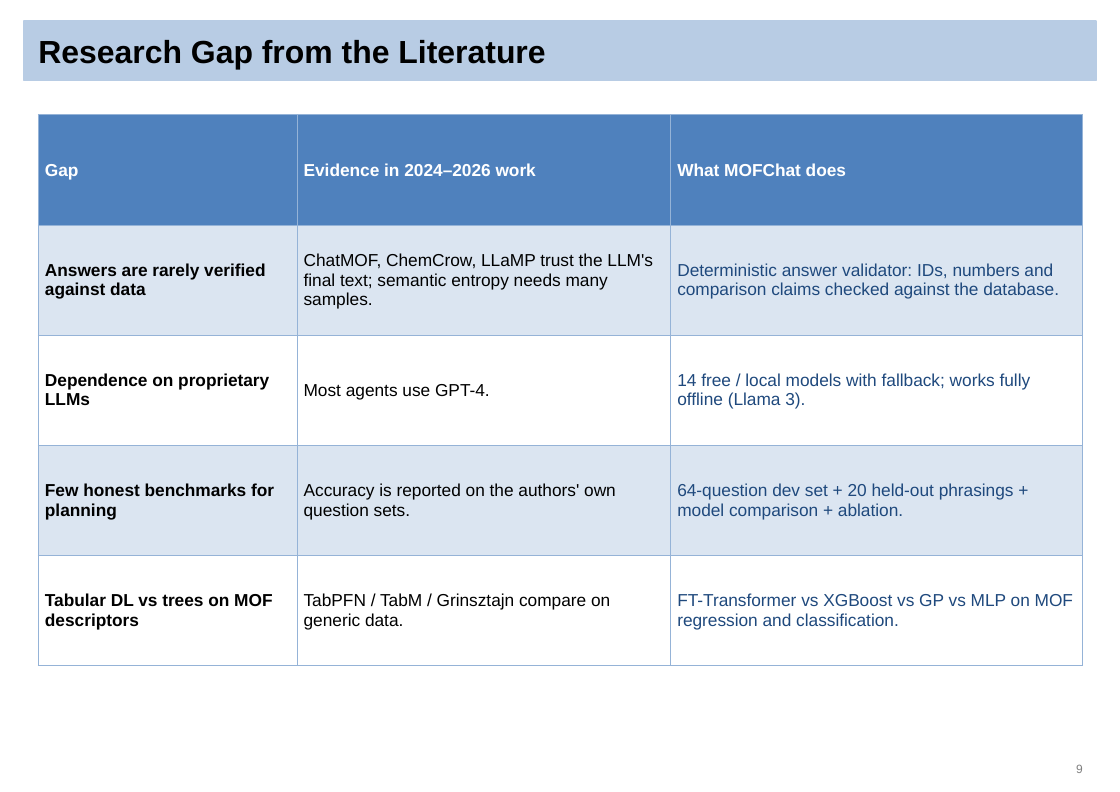
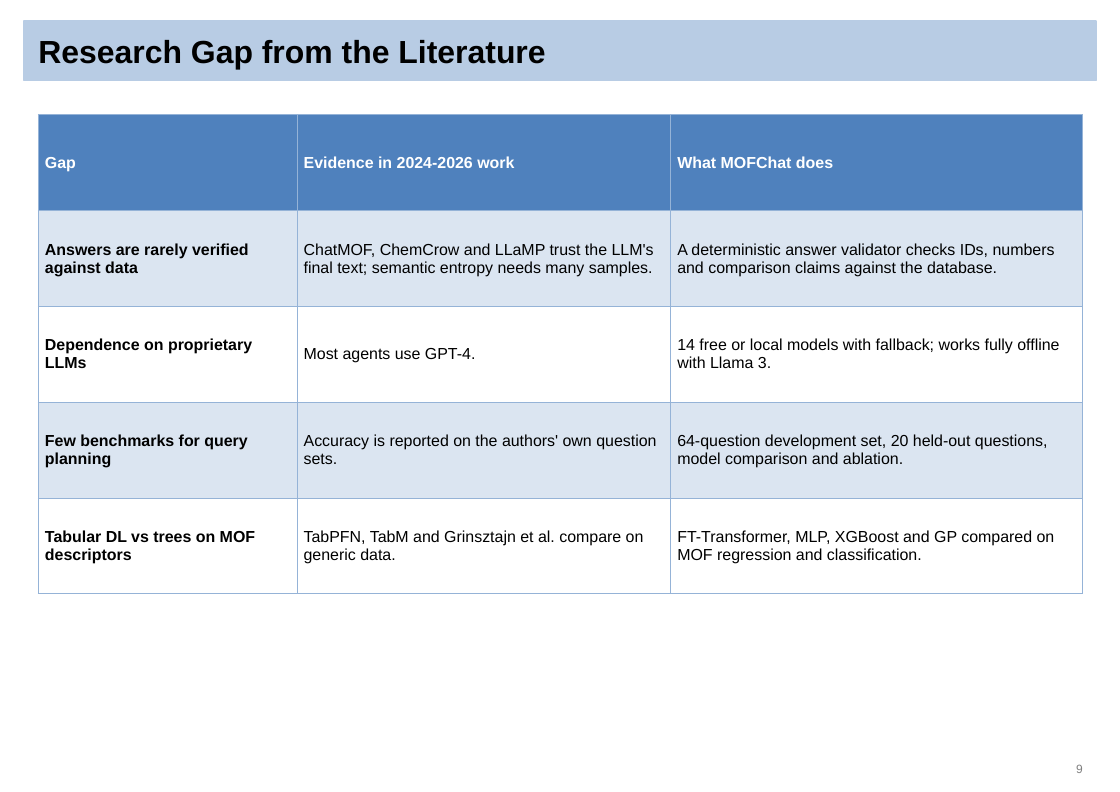
Before and after one commit to Sai-Mohith24/MOFChat-AI-Driven-Material-Recommendation-, a slide deck: slide 9 of reviews/final_review/MOFChat_Final_Review.pptx. Drawn at 1120x792 pixels with LibreOffice and Linux fonts; fonts in the diff are those of the drawing. Boxes give left, top, right and bottom in pixels: in the first picture for what was removed or moved away, otherwise in the second. Text is boxed around its words. In the diff, an @@ line names an element or a change of style, - is before the commit and + after.

```diff
--- a/reviews/final_review/MOFChat_Final_Review.pptx
+++ b/reviews/final_review/MOFChat_Final_Review.pptx
@@ table at (38, 115, 1083, 568) @@
-row 1, column 2: Evidence in 2024–2026 work
+row 1, column 2: Evidence in 2024-2026 work
-row 2, column 2: ChatMOF, ChemCrow, LLaMP trust the LLM's final text; semantic entropy needs many samples.
+row 2, column 2: ChatMOF, ChemCrow and LLaMP trust the LLM's final text; semantic entropy needs many samples.
-row 2, column 3: Deterministic answer validator: IDs, numbers and comparison claims checked against the database.
+row 2, column 3: A deterministic answer validator checks IDs, numbers and comparison claims against the database.
-row 3, column 3: 14 free / local models with fallback; works fully offline (Llama 3).
+row 3, column 3: 14 free or local models with fallback; works fully offline with Llama 3.
-row 4, column 1: Few honest benchmarks for planning
+row 4, column 1: Few benchmarks for query planning
-row 4, column 3: 64-question dev set + 20 held-out phrasings + model comparison + ablation.
+row 4, column 3: 64-question development set, 20 held-out questions, model comparison and ablation.
-row 5, column 2: TabPFN / TabM / Grinsztajn compare on generic data.
+row 5, column 2: TabPFN, TabM and Grinsztajn et al. compare on generic data.
-row 5, column 3: FT-Transformer vs XGBoost vs GP vs MLP on MOF regression and classification.
+row 5, column 3: FT-Transformer, MLP, XGBoost and GP compared on MOF regression and classification.
@@ size 13 to 12 pt in "Gap", "What MOFChat does", "Answers are rarely verified against data", "Dependence on proprietary LLMs" and 3 more places @@
```
Also in this commit, not shown: 33 other slides changed, 2 slides added, 1 slide removed, 3 other files.
